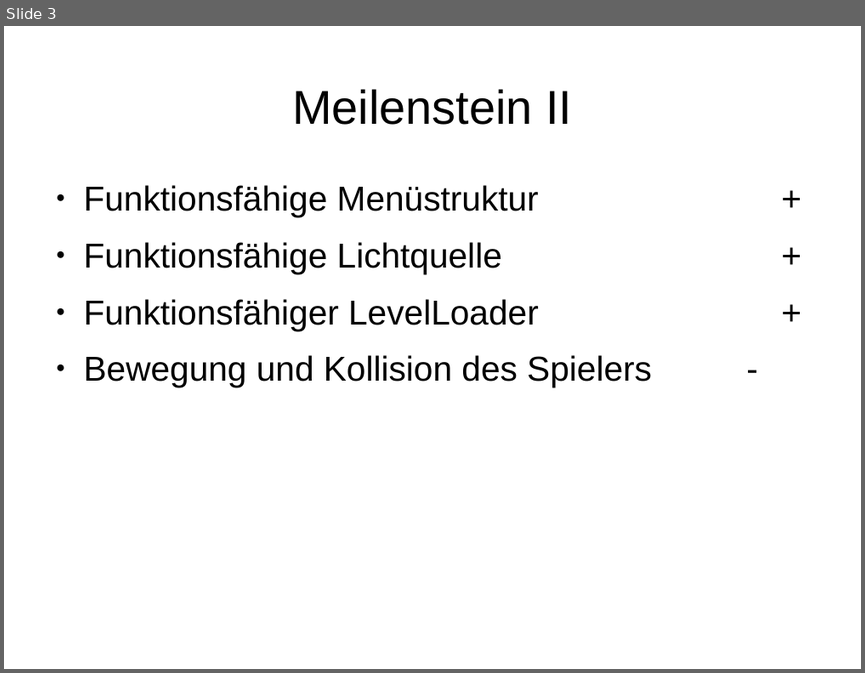
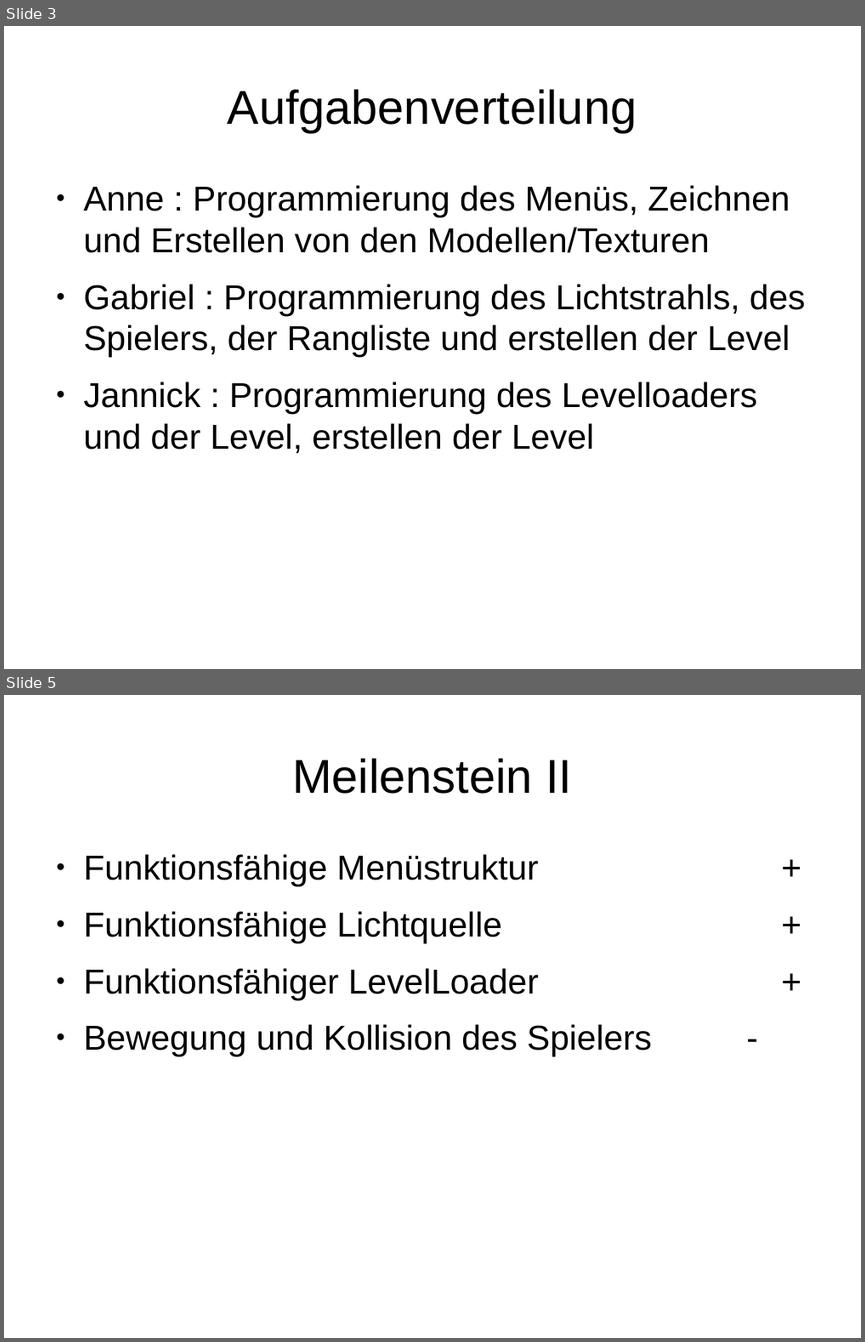
Before and after one commit to oOWenderOo/3DGameProject, a slide deck: Abschlusspräsentation/ProjektmanagementMeilensteine.odp. Shown one above the other, each under a label of ours: slide 3 before the commit, slides 3 and 5 after it; the slides between them are not shown. The pictures are 865x673 and 865x1342 pixels, drawn with LibreOffice and Linux fonts; fonts in the diff are those of the drawing. Boxes give left, top, right and bottom in pixels: in the first picture for what was removed or moved away, otherwise in the second. Text is boxed around its words. In the diff, an @@ line names an element or a change of style, - is before the commit and + after.

Commit message:
Präs Jannick Update

```diff
--- a/Abschlusspräsentation/ProjektmanagementMeilensteine.odp
+++ b/Abschlusspräsentation/ProjektmanagementMeilensteine.odp
@@ slide 3 added at bbox=[4, 26, 861, 669], background #FFFFFF @@
@@ title added at bbox=[228, 89, 636, 132], 44 pt, text #000000 @@
+Aufgabenverteilung
@@ text added at bbox=[84, 185, 806, 454], 32 pt, text #000000 @@
+● Anne : Programmierung des Menüs, Zeichnen und Erstellen von den Modellen/Texturen
+● Gabriel : Programmierung des Lichtstrahls, des Spielers, der Rangliste und erstellen der Level
+● Jannick : Programmierung des Levelloaders und der Level, erstellen der Level
@@ what was slide 3 is now slide 5 @@
```
Also in this commit, not shown: 2 slides changed, 1 other slide added.
